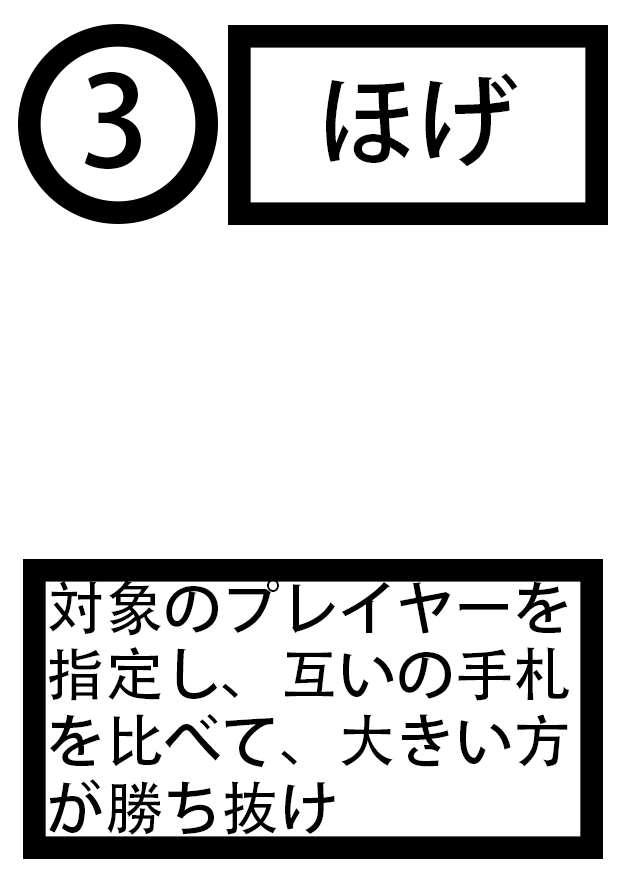
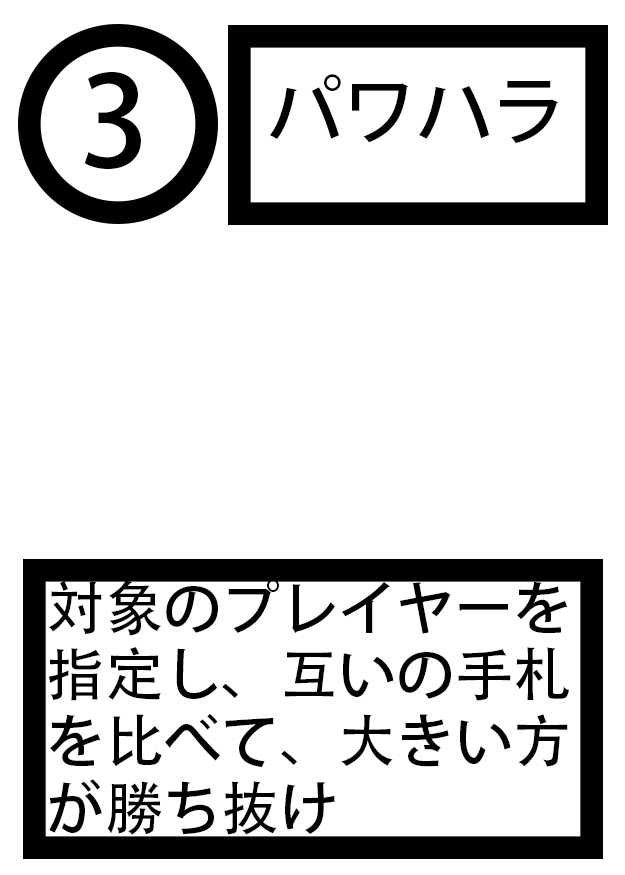
Layers edited between the first and the second 625 x 875 image:
renamed "ほげ" to "パワハラ", painted on it over [left=269, top=73, right=558, bottom=167]
